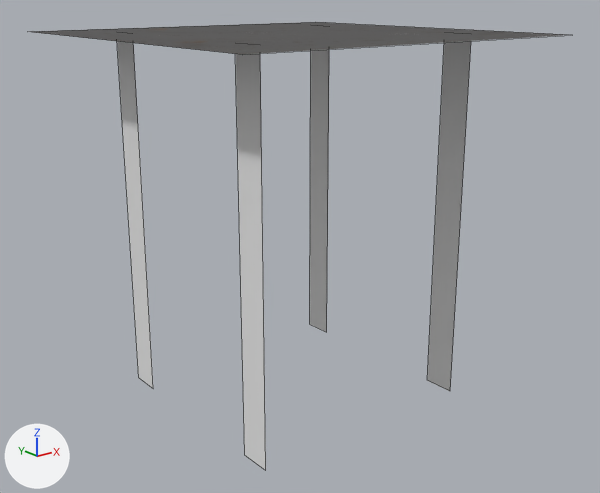
An edit to the FBX model TheUnityProject/Assets/Models/LevelTiles/Roof-Chains.fbx, drawn before and after from the same camera.
One viewpoint serves both versions: a 50 mm lens placed at (-0.73, 0.51, 5.23), pointed at (2.01, 3.94, 3.86). The lights are fixed; the arrows at lower left show +X, +Y and +Z. Mesh edges are drawn as thin lines.

Objects in the first picture: 'Roof-Chains'.
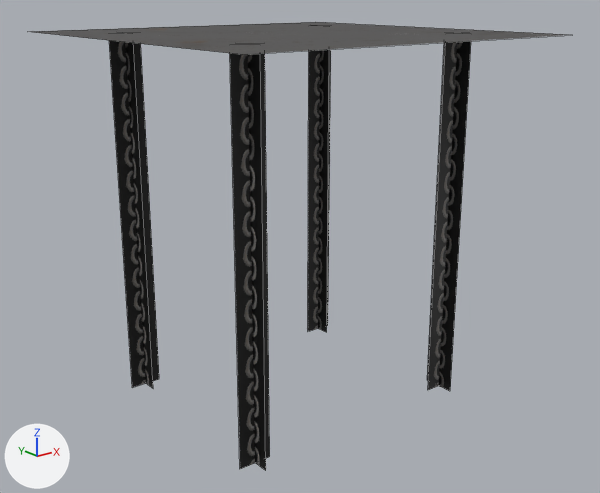
Edits to the bpy script that builds the scene:
```text
Add img_chain_png:
    img_chain_png = load_image('chain.png', '../../2D/mats/chain.png', 1024, 1024, 'sRGB')
Change mat_chains:
    remove mat_chains.base_color = (0.8, 0.8, 0.8)  # white #e7e7e7
    add mat_chains.texture = img_chain_png
Change me_cube_018:
    used by ob_roof_chains; location = (2.0, 4.0, 4.0)
    verts and faces of me_cube_018; kept vertices keep their numbers, new ones are numbered from 20
    remove me_cube_018.from_pydata(...)  # 20 vertices, 5 faces; spans x -1.0..1.0, y -1.0..1.0, z -1.0..1.0
    add me_cube_018.from_pydata(...)  # 36 vertices, 9 faces; spans x -1.0..1.0, y -1.0..1.0, z -1.0..1.0
    me_cube_018 part 1
    add verts[20] = (-0.75, 0.55, -1.0)  # pixel (132, 387)
    add verts[21] = (-0.75, -0.55, -1.0)  # pixel (239, 469)
    add verts[22] = (-0.75, -0.55, 1.0)  # pixel (229, 45)
    add verts[23] = (-0.75, 0.55, 1.0)  # pixel (108, 33)
    add verts[24] = (0.57, 0.55, -1.0)  # pixel (307, 331)
    add verts[25] = (0.57, -0.55, -1.0)  # pixel (427, 390)
    add verts[26] = (0.57, -0.55, 1.0)  # pixel (445, 34)
    add verts[27] = (0.57, 0.55, 1.0)  # pixel (308, 26)
    add for new, old in zip([*range(28, 36)], [*range(20, 28)]): verts[new] = verts[old] + (0.18, 0.0, 0.0)
    add faces += [(20, 23, 31, 28), (21, 22, 30, 29), (24, 27, 35, 32), (25, 26, 34, 33)]  # mat_chains (picture img_chain_png)
    me_cube_018 part 2: 4 kept faces spanning x -0.66..0.66, y -0.64..0.64, z -1.0..1.0 get new texture (UV) coordinates
```

Location of each change, (x1, y1, x2, y2) in pixels of the pictures (600 x 493 px):
'Roof-Chains', surface changed, reshaped (grey to black): (31, 22, 565, 471) in both
part 1 of me_cube_018, added (black): after (109, 40, 457, 469)
part 2 of me_cube_018, surface changed (grey to black): (125, 41, 471, 471) in both
